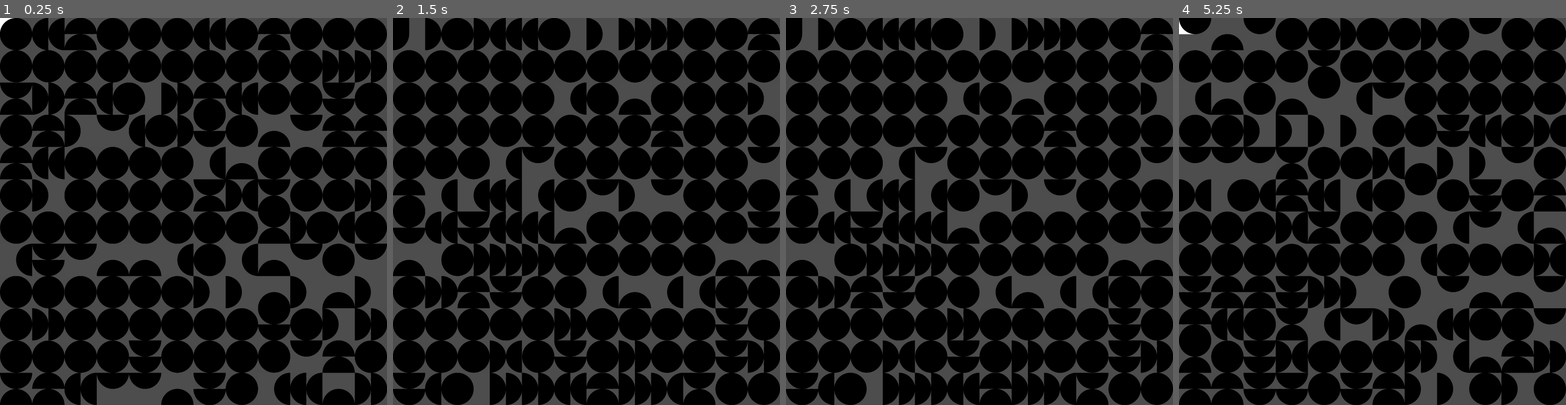
Above: before the commit, frames 1-4 (left to right).
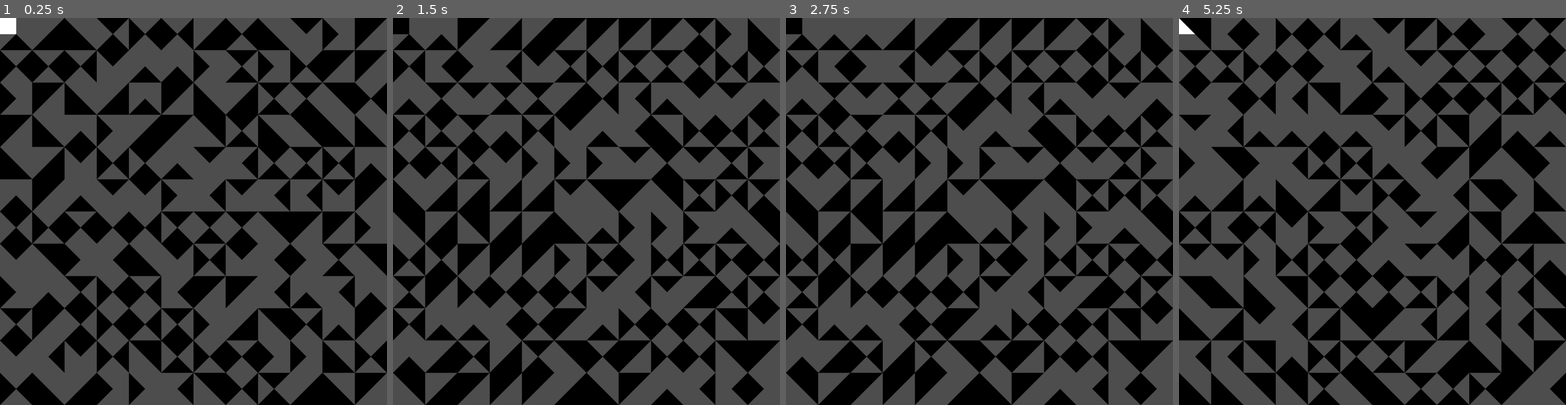
Above: after the commit, the same moments.

Repository: rio-raimundo/Sykora-painting-recreation
Game: Godot game, scene res://scenes/main.tscn
Same seed, same stepped clock (60 frames per second), same inputs: the game is played once before the commit and once after it.
Inputs (mouse positions are in pixels of both pictures, inside the frame that each line leads up to):
- Up to frame 1 (0.25 s): no input
- Up to frame 2 (1.5 s): tap Enter at 0.5 s; move the mouse to (408, 33) at 0.52 s; tap P at 0.6 s; click (408, 33) at 0.67 s; tap Space at 1.25 s; move the mouse to (439, 33) at 1.27 s; hold S from 1.28 s (still down); tap R at 1.35 s; click (439, 33) at 1.42 s
- Up to frame 3 (2.75 s): tap Enter at 2 s; move the mouse to (867, 33) at 2.02 s; release S at 2.03 s; tap H at 2.1 s; click (867, 33) at 2.17 s
- Up to frame 4 (5.25 s): tap Space at 2.75, 4.25 s; move the mouse to (1291, 33) at 2.77 s; tap C at 2.85 s; click (1291, 33) at 2.92 s; tap Enter at 3.5 s; move the mouse to (1326, 33) at 3.52 s; hold S from 3.53 s (still down); tap P at 3.6 s; click (1326, 33) at 3.67 s; move the mouse to (1357, 33) at 4.27 s; tap R at 4.35 s; click (1357, 33) at 4.42 s; move the mouse to (1387, 33) at 5.02 s; tap H at 5.1 s; click (1387, 33) at 5.17 s

The runs differ from the first frame. In frame 1, 52% of the frame differs, in the area x 0-100%, y 0-100%; in frame 2, 52%; in frame 3, 52%; in frame 4, 52%.

Commit message:
Fixed bug with the mod not being right for triangles

Diff:
--- a/scripts/grid.gd
+++ b/scripts/grid.gd
@@ -13,7 +13,7 @@
 # Load in class for specified pattern
 # Each class contains an array of starting probabilities and an array of textures, which are passed through to the GridSquares instances
 # Current available patterns can be found by querying PatternsList.PatternNames
-var pattern = PatternsList.Patterns[PatternsList.PatternNames.SEMICIRCLES]
+var pattern = PatternsList.Patterns[PatternsList.PatternNames.TRIANGLES1]
 
 # Calculated variables
 const EXTRA_DRAWN = max(1, N_CELLS/6) * 2		# How many 'offscreen' cells to draw because of the tilt angle. Defaults to 1/3, minimum of 2. Must be even.
@@ -72,7 +72,7 @@
 
 	# Left clicks cycle through patterns
 	if button_index == MOUSE_BUTTON_LEFT:
-		g.current_pattern_idx = (g.current_pattern_idx + 1) % 4
+		g.current_pattern_idx = (g.current_pattern_idx + 1) % len(pattern.textures)
 
 	# Right clicks cycle through the color of a line
 	# So we have to get all the squares in that line
